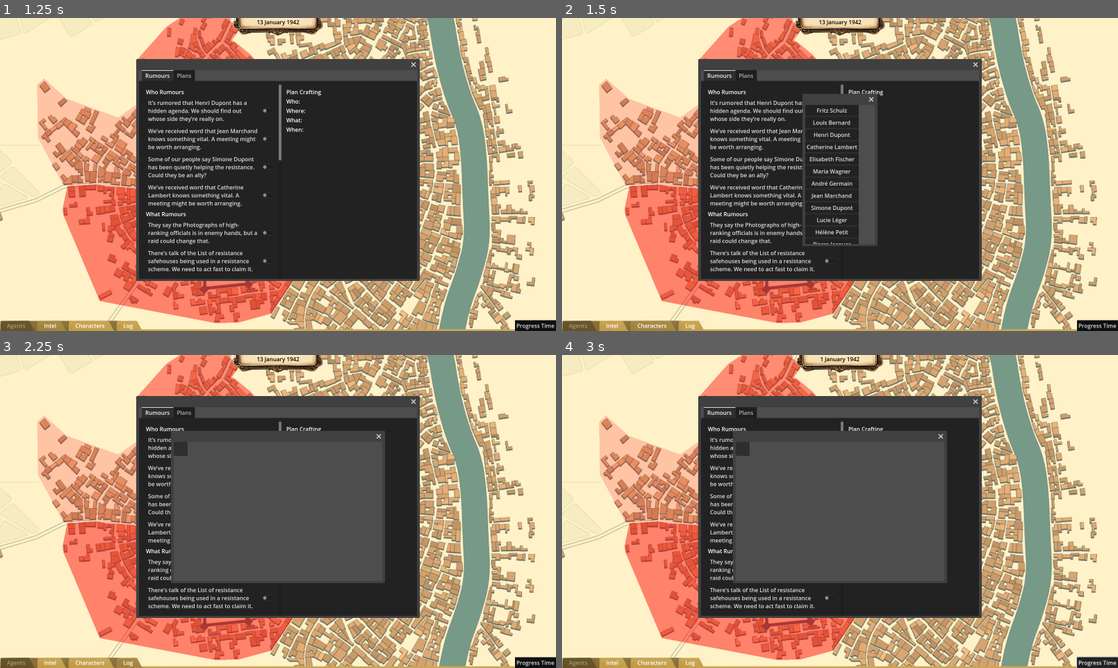
Above: before the commit, frames 1-4 (two rows, left to right).
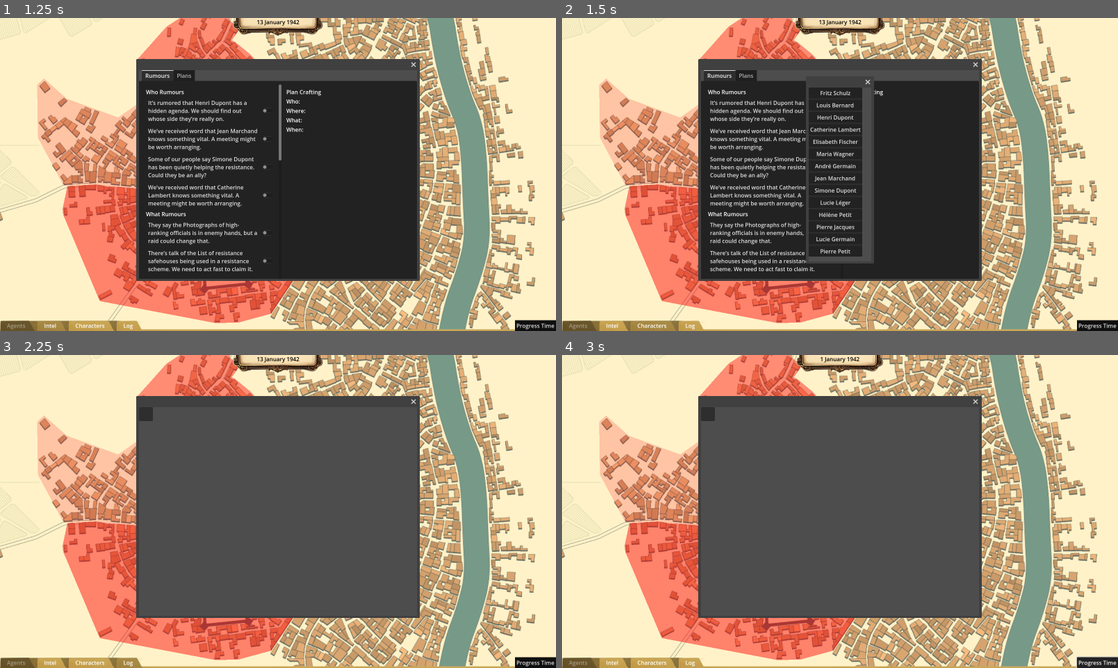
Above: after the commit, the same moments.

Repository: Stormwind-Gaming/stw-gogj-24
Game: Godot game, scene res://scenes/map.tscn
Two runs of this game, one before a commit and one after it. Both use one fixed random seed, a clock stepped at 60 frames per second and the inputs below.
Inputs:
- Up to frame 1 (1.25 s): click "Intel" at 0.5 s
- Up to frame 2 (1.5 s): click "Characters" at 1.25 s
- Up to frame 3 (2.25 s): click "Log" at 2 s
- Up to frame 4 (3 s): click "Progress Time" at 2.75 s

Frame 1 is identical in both runs. In frame 2, 3.3% of the frame differs, in the area x 43-57%, y 19-79%; in frame 3, 13%, in the area x 25-75%, y 16-84%; in frame 4, 13%.

Commit message:
Resized a couple of windows

Diff:
--- a/scenes/gui/character_list.tscn
+++ b/scenes/gui/character_list.tscn
@@ -3,7 +3,7 @@
 [ext_resource type="Script" path="res://scripts/gui/character_list.gd" id="1_dabvh"]
 
 [node name="CharacterList" type="Window"]
-size = Vector2i(200, 400)
+size = Vector2i(180, 500)
 script = ExtResource("1_dabvh")
 
 [node name="PanelContainer" type="PanelContainer" parent="."]
--- a/scenes/gui/character_profile.tscn
+++ b/scenes/gui/character_profile.tscn
@@ -4,7 +4,7 @@
 [ext_resource type="Texture2D" uid="uid://vmb13yddjaj5" path="res://assets/agent_profile_71.png" id="2_5xvgi"]
 
 [node name="CharacterProfile" type="Window"]
-size = Vector2i(400, 600)
+size = Vector2i(400, 650)
 script = ExtResource("1_gy3rw")
 
 [node name="MarginContainer" type="MarginContainer" parent="."]
--- a/scenes/gui/log_list.tscn
+++ b/scenes/gui/log_list.tscn
@@ -3,7 +3,7 @@
 [ext_resource type="Script" path="res://scripts/gui/log_list.gd" id="1_t6t8q"]
 
 [node name="LogList" type="Window"]
-size = Vector2i(600, 400)
+size = Vector2i(800, 600)
 script = ExtResource("1_t6t8q")
 
 [node name="PanelContainer" type="PanelContainer" parent="."]
